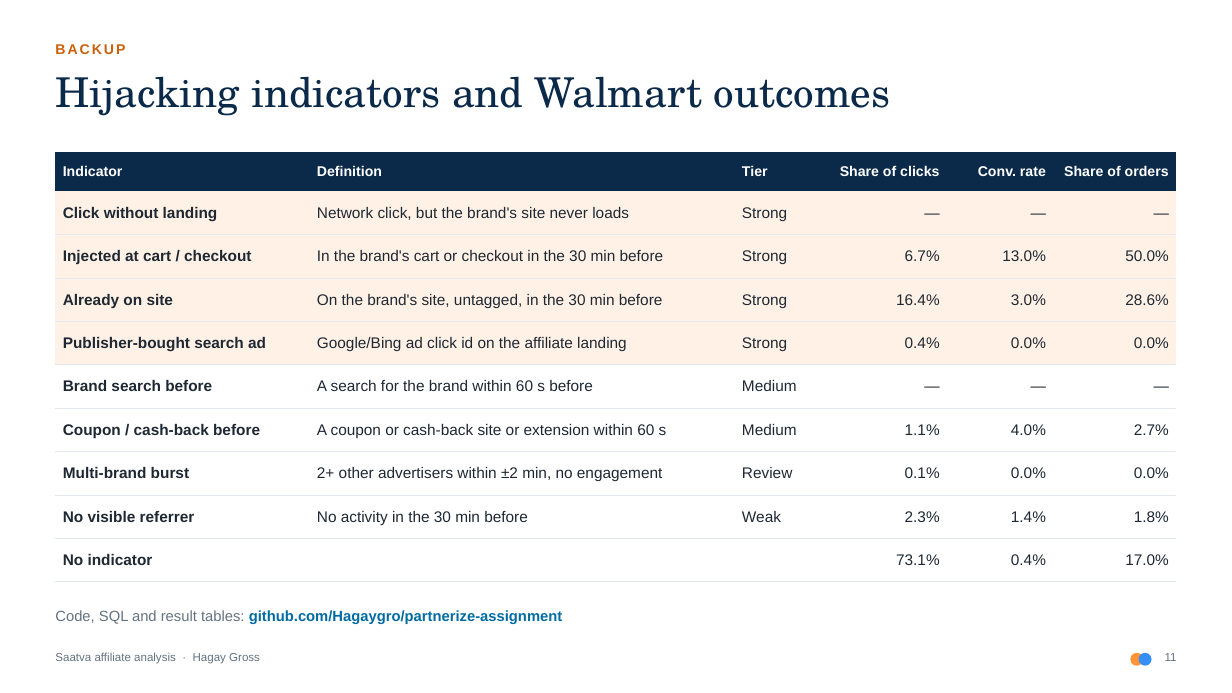
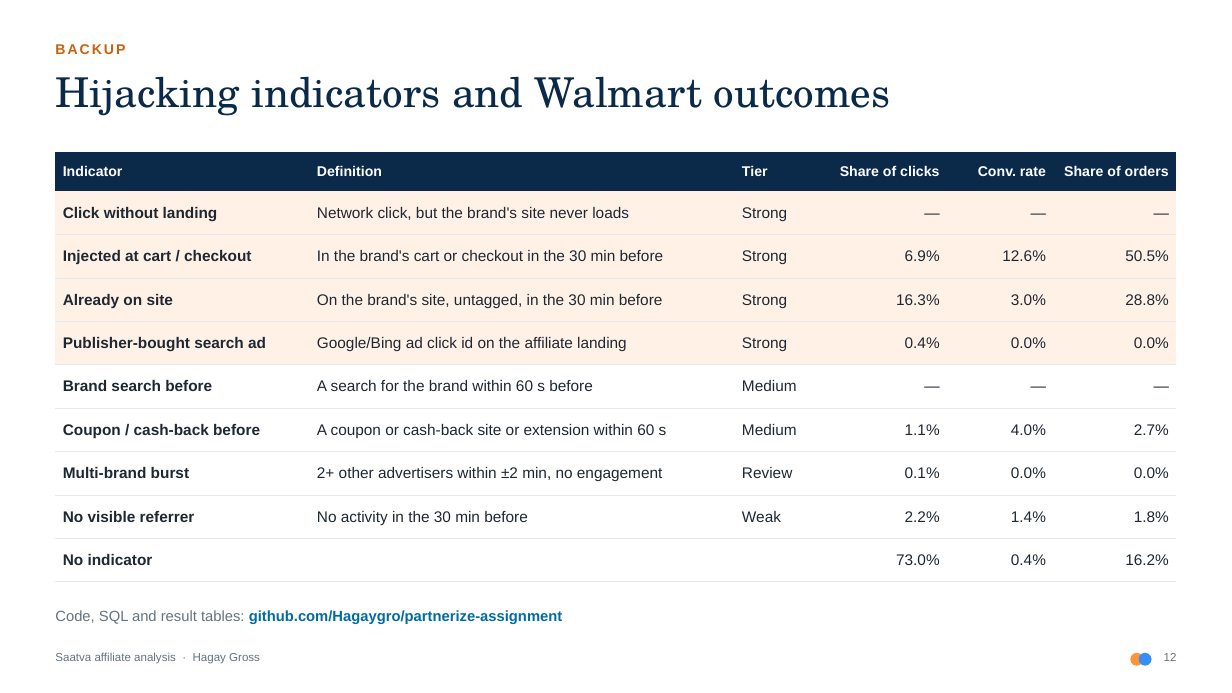
Before and after one commit to Hagaygro/partnerize-assignment, a slide deck: slide 12 of deck/saatva_affiliate_analysis.pptx (slide 11 before the commit). Drawn at 1232x693 pixels with LibreOffice and Linux fonts; fonts in the diff are those of the drawing. Boxes give left, top, right and bottom in pixels: in the first picture for what was removed or moved away, otherwise in the second. Text is boxed around its words. In the diff, an @@ line names an element or a change of style, - is before the commit and + after.

```diff
--- a/deck/saatva_affiliate_analysis.pptx
+++ b/deck/saatva_affiliate_analysis.pptx
@@ table at (x1=55, y1=152, x2=1177, y2=582) @@
-row 3: Injected at cart / checkout | In the brand's cart or checkout in the 30 min before | Strong | 6.7% | 13.0% | 50.0%
+row 3: Injected at cart / checkout | In the brand's cart or checkout in the 30 min before | Strong | 6.9% | 12.6% | 50.5%
-row 4, column 4: 16.4%
+row 4, column 4: 16.3%
-row 4, column 6: 28.6%
+row 4, column 6: 28.8%
-row 9, column 4: 2.3%
+row 9, column 4: 2.2%
-row 10, column 4: 73.1%
+row 10, column 4: 73.0%
-row 10, column 6: 17.0%
+row 10, column 6: 16.2%
@@ text at (x1=1164, y1=653, x2=1177, y2=661): text changed @@
-11
+12
```
Also in this commit, not shown: 7 other slides changed, 1 slide added, 18 other files.
